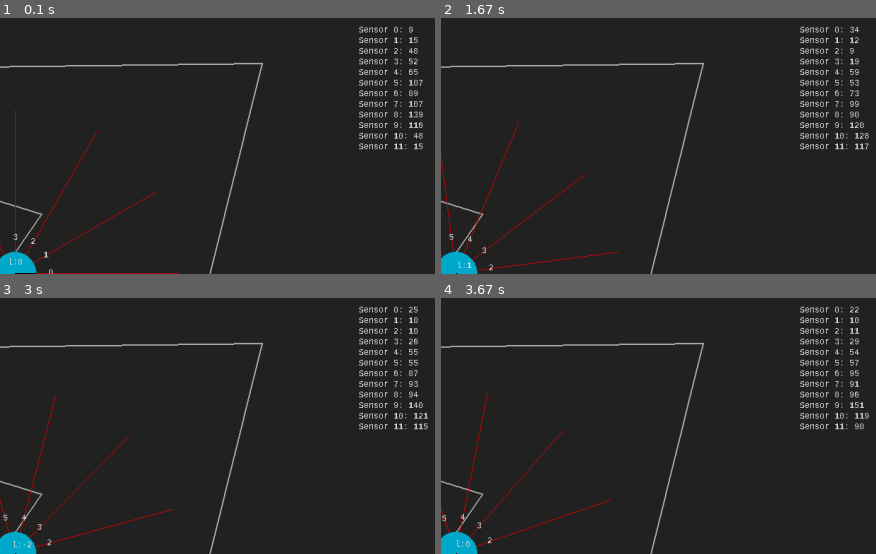
Above: before the commit, frames 1-4 (two rows, left to right).
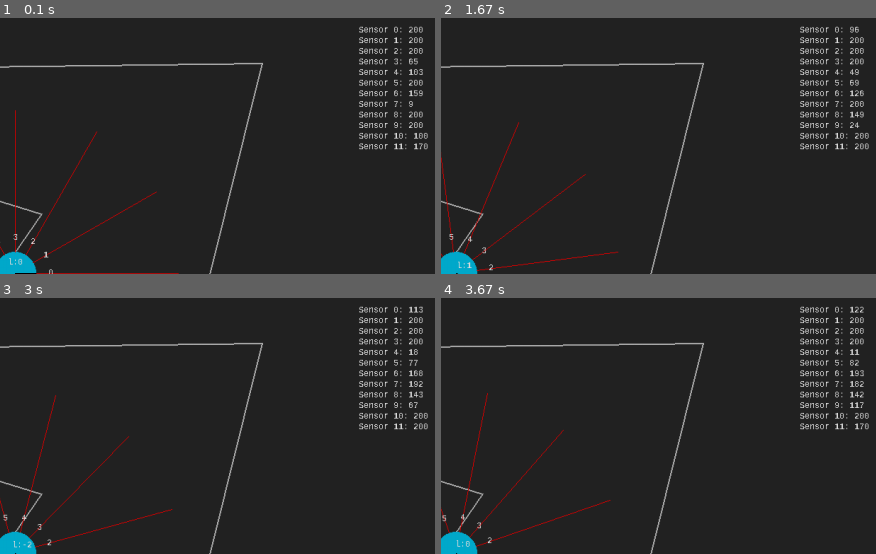
Above: after the commit, the same moments.

Repository: Pascalos99/Autonomous-Robotic-Systems-Assignment
Game: pygame game, started from Assignment 2 - Mobile Robot Simulation/main.py
Same seed, same stepped clock (60 frames per second), same inputs: the game is played once before the commit and once after it.
Inputs:
- Up to frame 1 (0.1 s): no input
- Up to frame 2 (1.67 s): hold D 0.33-0.8 s; hold W 0.83-1.13 s; hold D 1.17-1.63 s
- Up to frame 3 (3 s): hold A 1.67-2.2 s; tap E at 1.82 s; hold S 2.23-2.53 s; hold A 2.57-2.97 s
- Up to frame 4 (3.67 s): hold W 3-3.37 s; tap X at 3.07, 3.47 s; hold D from 3.4 s (still down); tap E at 3.55 s
The pictures show only the part of the screen within x 50-100%, y 5-55%; the shares and areas given below are measured in that part.

The runs differ from the first frame. In frame 1, 0.5% of the frame differs, in the area x 94-99%, y 3-52%; in frame 2, 0.4%; in frame 3, 0.5%; in frame 4, 0.5%.

Commit message:
Removed use of rect object because it doesn't work
Sides of a wall are now manualy calculated.
Maybe some clean-up is needed

Diff:
--- a/Assignment 2 - Mobile Robot Simulation/main.py
+++ b/Assignment 2 - Mobile Robot Simulation/main.py
@@ -23,7 +23,8 @@
 class Map:
     def __init__(self):
         self.lines = []
-        self.wall_rect_objects = []
+        self.line_width = 2
+        self.wall_segments = []
 
     def add_line(self, pos_start, pos_end):
         self.lines.append([pos_start, pos_end])
@@ -48,6 +49,42 @@
             map_data = json.load(infile)
         for item in map_data:
             self.lines.append([item['start_pos'], item['end_pos']])
+
+            distance_x = abs(item['start_pos'][0] - item['end_pos'][0])
+            distance_y = abs(item['start_pos'][1] - item['end_pos'][1])
+            distance = np.sqrt(distance_x ** 2 + distance_y ** 2)
+
+            if self.line_width % 2 != 0:
+                first_width = (self.line_width - 1) // 2
+                second_width = (self.line_width - 1) // 2
+            else:
+                first_width = (self.line_width - 1) // 2
+                second_width = (self.line_width - 1) // 2 + 1
+
+            dis_x_a = distance_x / distance
+            dis_y_a = distance_y / distance
+
+            edge_1 = [
+                [(item['start_pos'][0] - (first_width * dis_y_a)), (item['start_pos'][1] + (second_width * dis_x_a))],
+                [(item['end_pos'][0] - (first_width * dis_y_a)), (item['end_pos'][1] + (second_width * dis_x_a))]
+            ]
+            edge_2 = [
+                [(item['end_pos'][0] - (first_width * dis_y_a)), (item['end_pos'][1] + (second_width * dis_x_a))],
+                [(item['end_pos'][0] + (second_width * dis_y_a)), (item['end_pos'][1] - (first_width * dis_x_a))]
+            ]
+            edge_3 = [
+                [(item['end_pos'][0] + (second_width * dis_y_a)), (item['end_pos'][1] - (first_width * dis_x_a))],
+                [(item['start_pos'][0] + (second_width * dis_y_a)), (item['start_pos'][1] - (first_width * dis_x_a))]
+            ]
+            edge_4 = [
+                [(item['start_pos'][0] + (second_width * dis_y_a)), (item['start_pos'][1] - (first_width * dis_x_a))],
+                [(item['start_pos'][0] - (first_width * dis_y_a)), (item['start_pos'][1] + (second_width * dis_x_a))]
+            ]
+
+            self.wall_segments.append(edge_1)
+            self.wall_segments.append(edge_2)
+            self.wall_segments.append(edge_3)
+            self.wall_segments.append(edge_4)
 
 
 class Simulation:
@@ -69,14 +106,7 @@
                            pygame.K_d: lambda: self.player.change_vel(-self.sensitivity, 0),
                            pygame.K_x: lambda: self.player.reset_vel(), }
 
-    def store_rect_objects(self):
-        for line in self.map.lines:
-            self.map.wall_rect_objects.append(pygame.draw.line(self.win, '#aaaaaa', line[0], line[1], width=2))
-
     def run(self):
-        pygame.mouse.set_cursor(pygame.cursors.diamond)
-        self.store_rect_objects()
-
         is_running = True
         while is_running:
             for event in pygame.event.get():
@@ -93,11 +123,6 @@
                     self.win = pygame.display.set_mode((event.w, event.h), pygame.RESIZABLE)
 
             self.player.step()
-            # print(self.player.pos)
-            # print(pygame.mouse.get_pos())
-            # print()
-            # a = pygame.draw.line(self.win, '#aaaaaa', (100, 100), (200, 200))
-            # print(a.topleft, a.topright, a.bottomright, a.bottomleft)
             self.player.calculate_sensor_distance()
             self.draw()
             self.clock.tick(FPS)
@@ -115,7 +140,7 @@
 
     def draw_map(self):
         for line in self.map.lines:
-            pygame.draw.line(self.win, '#aaaaaa', line[0], line[1], width=2)
+            pygame.draw.line(self.win, '#aaaaaa', line[0], line[1], width=self.map.line_width)
 
     def draw_player(self):
         # Draw Main Circle
--- a/Assignment 2 - Mobile Robot Simulation/player.py
+++ b/Assignment 2 - Mobile Robot Simulation/player.py
@@ -68,7 +68,7 @@
                 # Make robot move along the wall.
                 if np.array_equal(current_position, new_position):
                     circle_intersections = []
-                    for line in self.map.lines:
+                    for line in self.map.wall_segments:
                         intersection = self.get_intersection_circle_line(line, new_position, (self.radius + 1))
 
                         if intersection is not None:
@@ -171,14 +171,14 @@
                         "upper": np.array([self.pos + [0, self.radius], position + [0, self.radius]]),
                         "bottom": np.array([self.pos - [0, self.radius], position - [0, self.radius]])}
 
-        for line in self.map.lines:
+        for line in self.map.wall_segments:
             for player_line in player_lines.values():
                 intersection = self.get_intersection_lines(line, player_line)
                 if intersection is not None:
                     return True
 
         # Lastly, check if the robot intersects with any of the walls using circle at location.
-        for line in self.map.lines:
+        for line in self.map.wall_segments:
             intersection = self.get_intersection_circle_line(line, position, self.radius)
             if intersection is not None and len(intersection) > 0:
                 return True
@@ -193,15 +193,7 @@
             sensor_line = sensor[0]
             intersect_points = []
 
-            for wall in self.map.wall_rect_objects:
-                wall_segments = [
-                    [wall.topleft, wall.topright],
-                    [wall.topright, wall.bottomright],
-                    [wall.bottomright, wall.bottomleft],
-                    [wall.bottomleft, wall.topleft]
-                ]
-
-                for segment in wall_segments:
+            for segment in self.map.wall_segments:
                     intersect_coordinates = self.get_intersection_lines(sensor_line, segment)
                     if intersect_coordinates is not None:
                         intersect_points.append(intersect_coordinates)
@@ -209,7 +201,8 @@
             if intersect_points:
                 intersect_points = np.array(intersect_points)
                 # Calculate all distances in numpy array with the Pythagorean theorem.
-                distance_array = np.sqrt(np.sum((intersect_points - sensor_line[0]) ** 2, axis=1))
+                # distance_array = np.sqrt(np.sum((intersect_points - sensor_line[0]) ** 2, axis=1))
+                distance_array = np.linalg.norm(intersect_points - sensor_line[0], axis=1)
                 self.sensor_lines[sensor_number][1] = np.amin(distance_array)
             else:
                 # Sensor line did not intersect with any objects, so reset distance number to the vision range.
